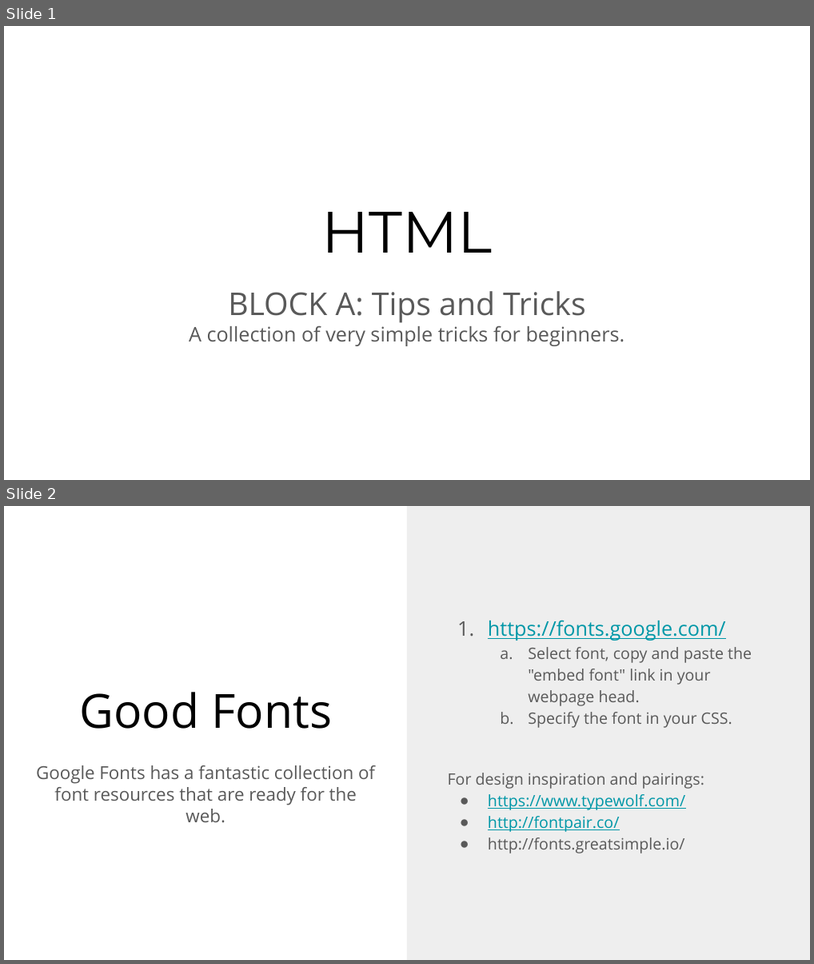
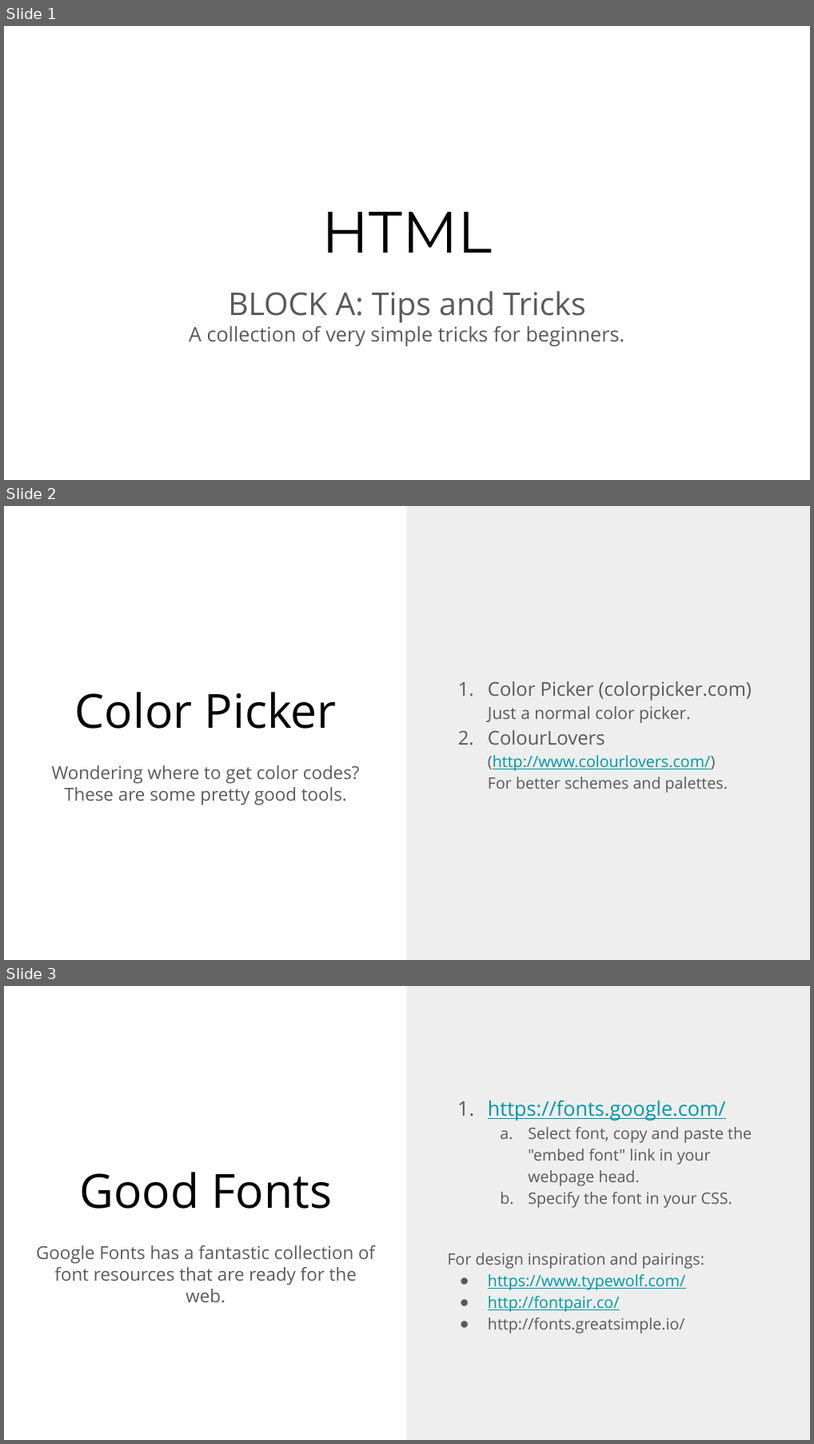
Before and after one commit to wedeveloph/DevEd, a slide deck: Web Development/Block A/HTML CSS Tips and Tricks 1.pptx. Shown one above the other, each under a label of ours: slides 1 and 2 before the commit, slides 1, 2 and 3 after it. The pictures are 814x964 and 814x1444 pixels, drawn with LibreOffice and Linux fonts; fonts in the diff are those of the drawing. Boxes give left, top, right and bottom in pixels: in the first picture for what was removed or moved away, otherwise in the second. Text is boxed around its words. In the diff, an @@ line names an element or a change of style, - is before the commit and + after.

```diff
--- a/Web Development/Block A/HTML CSS Tips and Tricks 1.pptx
+++ b/Web Development/Block A/HTML CSS Tips and Tricks 1.pptx
@@ slide 2 added at [4,506,810,960], background #FFFFFF; not listed: 1 template element that a slide beside it also shows @@
@@ title added at [75,692,337,728], 42 pt, text #000000 @@
+Color Picker
@@ text added at [488,681,752,792], 14 pt, text #595959 @@
+1. Color Picker (colorpicker.com)
+   Just a normal color picker.
+2. ColourLovers (http://www.colourlovers.com/)
+   For better schemes and palettes.
@@ subtitle added at [52,765,360,804], 16 pt, text #595959 @@
+Wondering where to get color codes? These are some pretty good tools.
@@ what was slide 2 is now slide 3 @@
```
Also in this commit, not shown: 1 slide changed, 1 other slide added, 1 other file.
